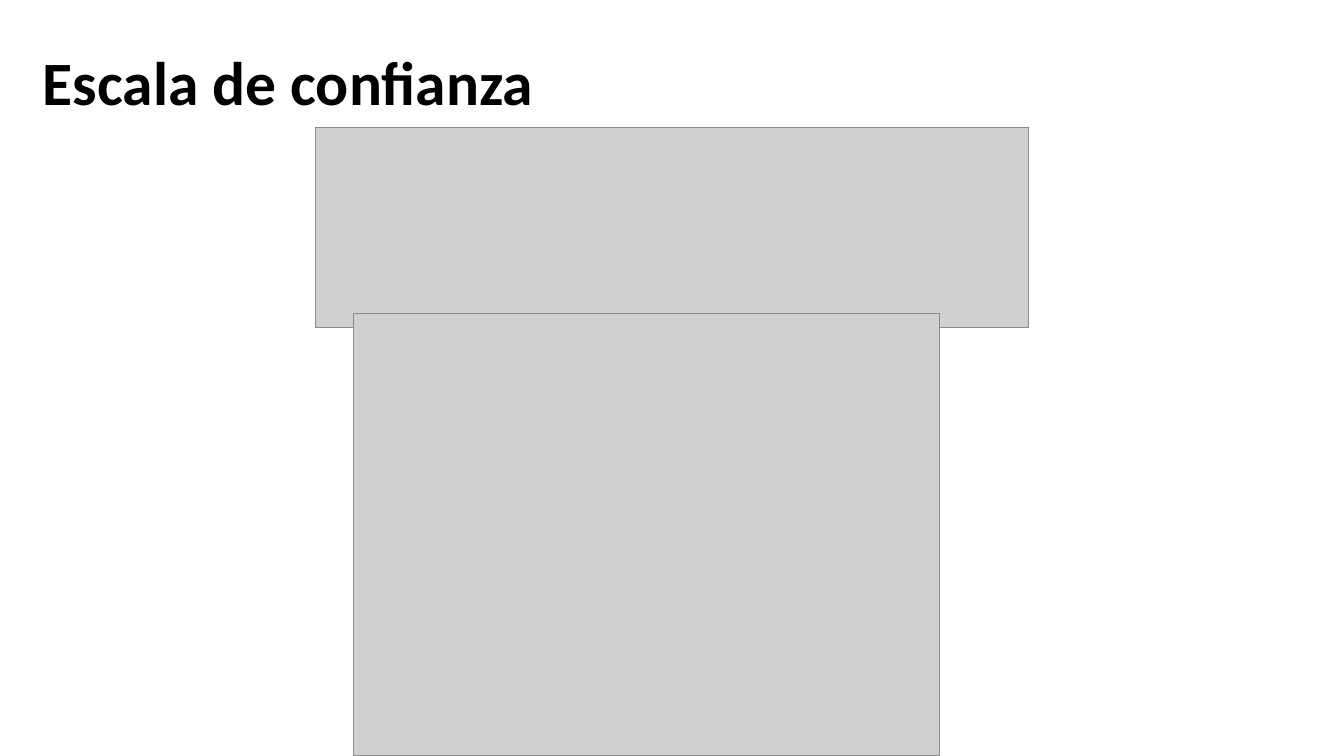
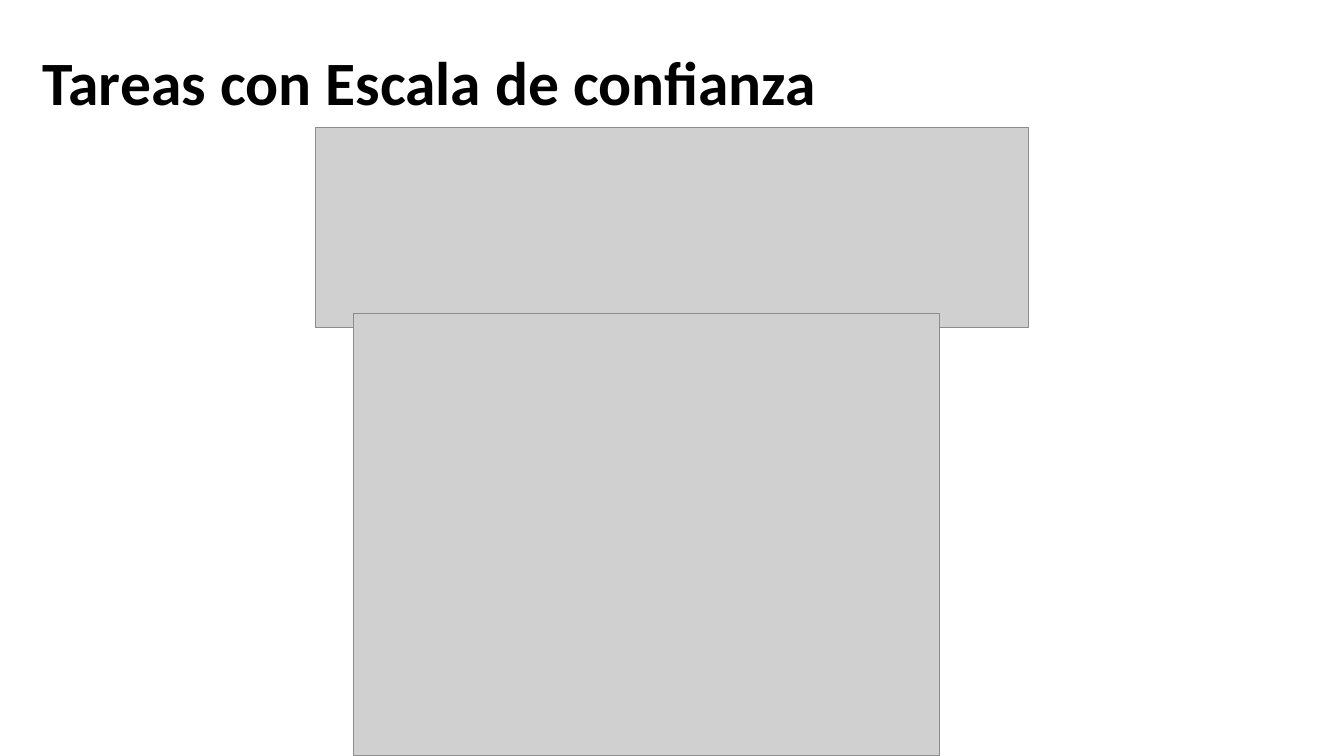
Before and after one commit to Adrifelcha/Adrifelcha, a slide deck: slide 20 of Tesis/Presentaciones/FINAL_Seminario.pptx (slide 26 before the commit). Drawn at 1344x756 pixels with LibreOffice and Linux fonts; fonts in the diff are those of the drawing; grey boxes stand for pictures. Boxes give left, top, right and bottom in pixels: in the first picture for what was removed or moved away, otherwise in the second. Text is boxed around its words. In the diff, an @@ line names an element or a change of style, - is before the commit and + after.

```diff
--- a/Tesis/Presentaciones/FINAL_Seminario.pptx
+++ b/Tesis/Presentaciones/FINAL_Seminario.pptx
@@ text at (43, 61, 816, 106): text changed @@
-Escala de confianza
+Tareas con Escala de confianza
```
Also in this commit, not shown: 13 other slides changed, 8 slides added, 17 slides removed, 1 other file.
